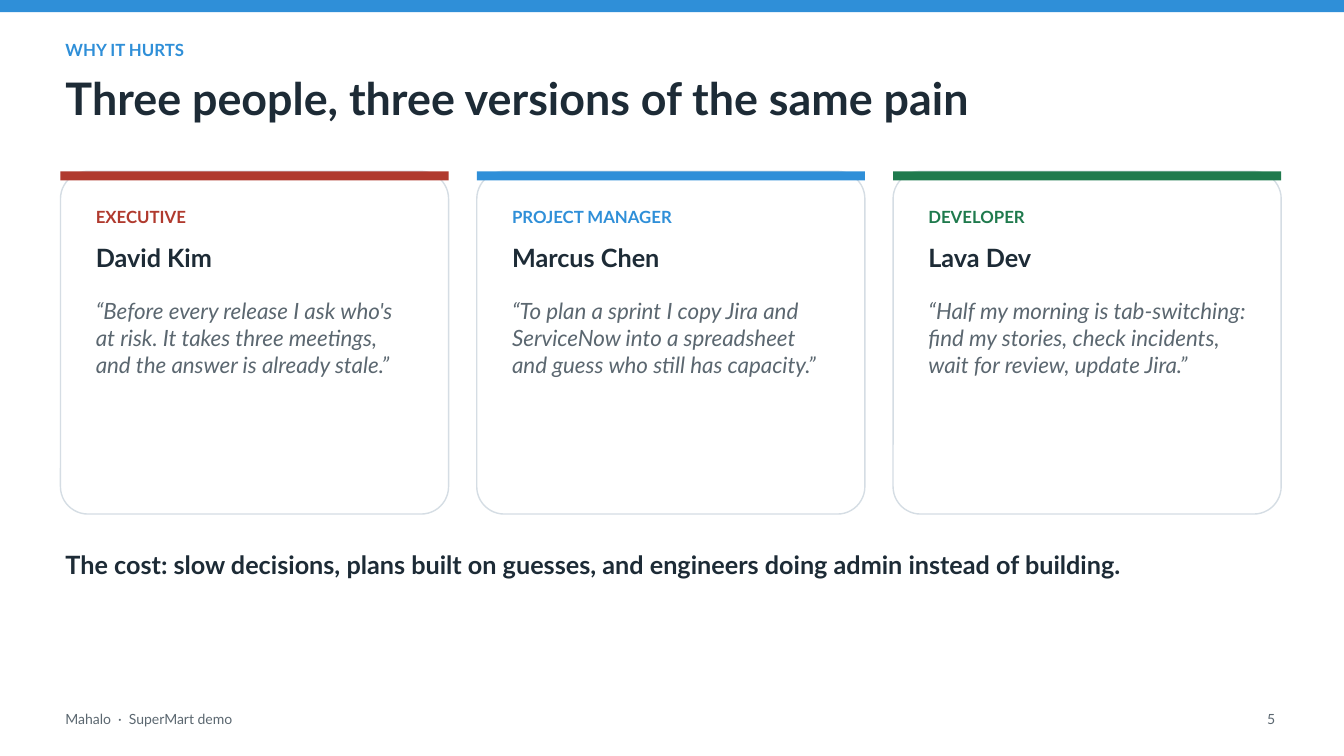
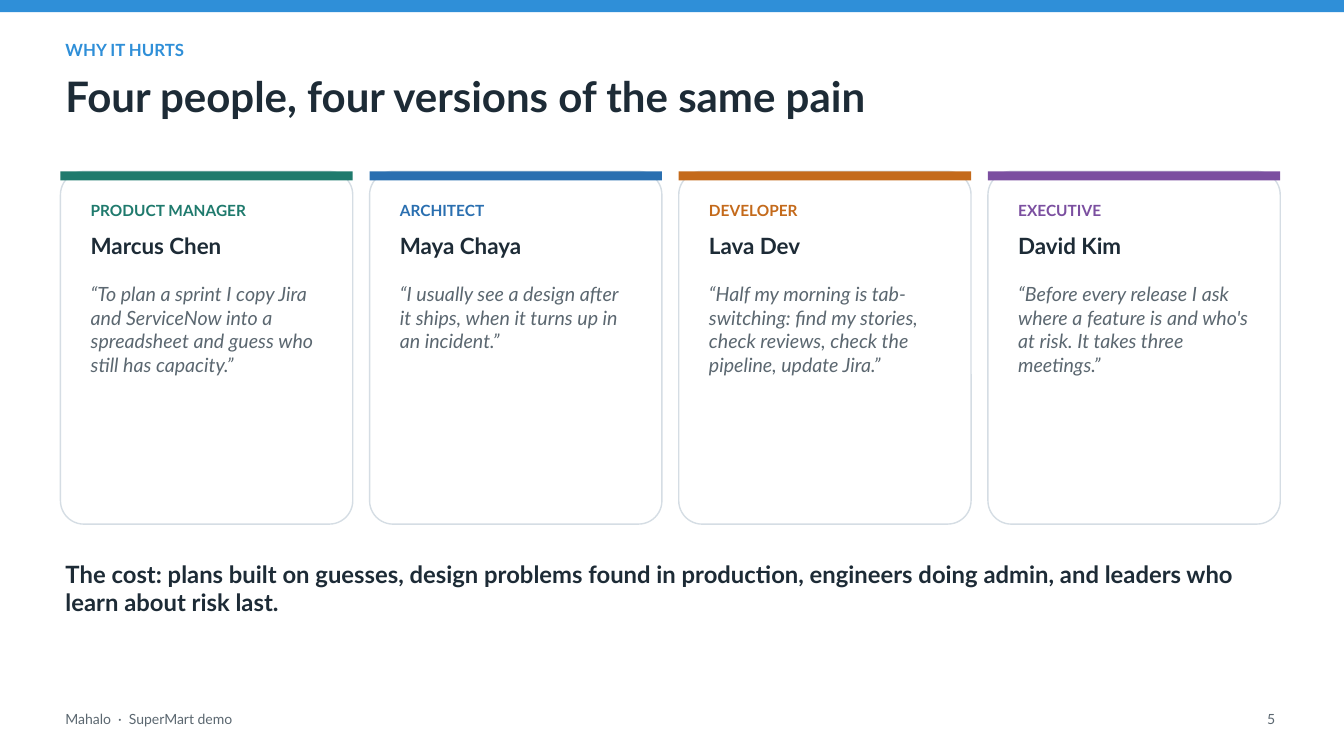
Before and after one commit to tjblavakumar/mahalo-agentcore, a slide deck: slide 5 of docs/Mahalo_SuperMart_Demo.pptx. Drawn at 1344x756 pixels with LibreOffice and Linux fonts; fonts in the diff are those of the drawing. Boxes give left, top, right and bottom in pixels: in the first picture for what was removed or moved away, otherwise in the second. Text is boxed around its words. In the diff, an @@ line names an element or a change of style, - is before the commit and + after.

Commit message:
docs: deck and demo script follow one feature (PAY-109) end to end with all four personas, CI/CD and the login briefing

```diff
--- a/docs/Mahalo_SuperMart_Demo.pptx
+++ b/docs/Mahalo_SuperMart_Demo.pptx
@@ text at [65, 80, 865, 119]: text changed; size 32 to 30 pt @@
-Three people, three versions of the same pain
+Four people, four versions of the same pain
@@ rounded rectangle: place and size @@
-rounded rectangle at [60, 171, 449, 514]
+rounded rectangle at [60, 171, 353, 524]
@@ rectangle: place and size @@
-rectangle at [60, 171, 449, 180]
+rectangle at [60, 171, 353, 180]
@@ rectangle at [60, 171, 353, 180]: fill #B03A2E to #1F7A6D @@
@@ rounded rectangle added at [370, 171, 662, 524], fill #FFFFFF, outline #D5DDE4 1 pt @@
@@ rectangle added at [370, 171, 662, 180], fill #2A6FB0 @@
@@ rounded rectangle: place and size @@
-rounded rectangle at [477, 171, 865, 514]
+rounded rectangle at [679, 171, 971, 524]
@@ rectangle: place and size @@
-rectangle at [477, 171, 865, 180]
+rectangle at [679, 171, 971, 180]
@@ rectangle at [679, 171, 971, 180]: fill #2F8FD8 to #C46A1B @@
@@ rounded rectangle: place and size @@
-rounded rectangle at [893, 171, 1281, 514]
+rounded rectangle at [988, 171, 1280, 524]
@@ rectangle: place and size @@
-rectangle at [893, 171, 1281, 180]
+rectangle at [988, 171, 1280, 180]
@@ rectangle at [988, 171, 1280, 180]: fill #1F7A4D to #7B4FA0 @@
@@ text added at [91, 204, 246, 216], 11 pt, text #1F7A6D, bold @@
+PRODUCT MANAGER
@@ text added at [400, 204, 485, 216], 11 pt, text #2A6FB0, bold @@
+ARCHITECT
@@ text "DEVELOPER": place and size @@
-text "DEVELOPER" at [928, 210, 1024, 223]
+text "DEVELOPER" at [709, 204, 798, 216]
@@ text "DEVELOPER" at [709, 204, 798, 216]: size 12 to 11 pt, text colour #1F7A4D to #C46A1B @@
@@ text "EXECUTIVE": place and size @@
-text "EXECUTIVE" at [96, 210, 186, 223]
+text "EXECUTIVE" at [1018, 204, 1101, 216]
@@ text "EXECUTIVE" at [1018, 204, 1101, 216]: size 12 to 11 pt, text colour #B03A2E to #7B4FA0 @@
@@ size 18 to 16 pt in 3 elements at [709, 237, 800, 254], [1018, 237, 1121, 254], [91, 237, 221, 254] @@
@@ text "Marcus Chen": place and size @@
-text "Marcus Chen" at [512, 248, 660, 268]
+text "Marcus Chen" at [91, 237, 221, 254]
@@ text added at [400, 237, 521, 258], 16 pt, text #1D2B36, bold @@
+Maya Chaya
@@ text removed at [512, 210, 671, 223] @@
-PROJECT MANAGER
@@ text "Lava Dev": place and size @@
-text "Lava Dev" at [928, 248, 1031, 267]
+text "Lava Dev" at [709, 237, 800, 254]
@@ text "David Kim": place and size @@
-text "David Kim" at [96, 248, 212, 267]
+text "David Kim" at [1018, 237, 1121, 254]
@@ text "“To plan a sprint I ...": place and size @@
-text "“To plan a sprint I ..." at [512, 302, 816, 377]
+text "“To plan a sprint I ..." at [91, 286, 313, 376]
@@ text "“To plan a sprint I ..." at [91, 286, 313, 376]: size 16 to 14 pt @@
@@ text added at [400, 286, 619, 348], 14 pt, text #5B6770, italic @@
+“I usually see a design after it ships, when it turns up in an incident.”
@@ text at [709, 286, 918, 376]: text changed; size 16 to 14 pt @@
-“Half my morning is tab-switching: find my stories, check incidents, wait for review, update Jira.”
+“Half my morning is tab-switching: find my stories, check reviews, check the pipeline, update Jira.”
@@ text at [1018, 286, 1248, 376]: text changed; size 16 to 14 pt @@
-“Before every release I ask who's at risk. It takes three meetings, and the answer is already stale.”
+“Before every release I ask where a feature is and who's at risk. It takes three meetings.”
@@ text at [65, 565, 1232, 611]: text changed; size 18 to 17 pt @@
-The cost: slow decisions, plans built on guesses, and engineers doing admin instead of building.
+The cost: plans built on guesses, design problems found in production, engineers doing admin, and leaders who learn about risk last.
```
Also in this commit, not shown: 9 other slides changed, 5 slides added, 2 slides removed, 5 other files.
